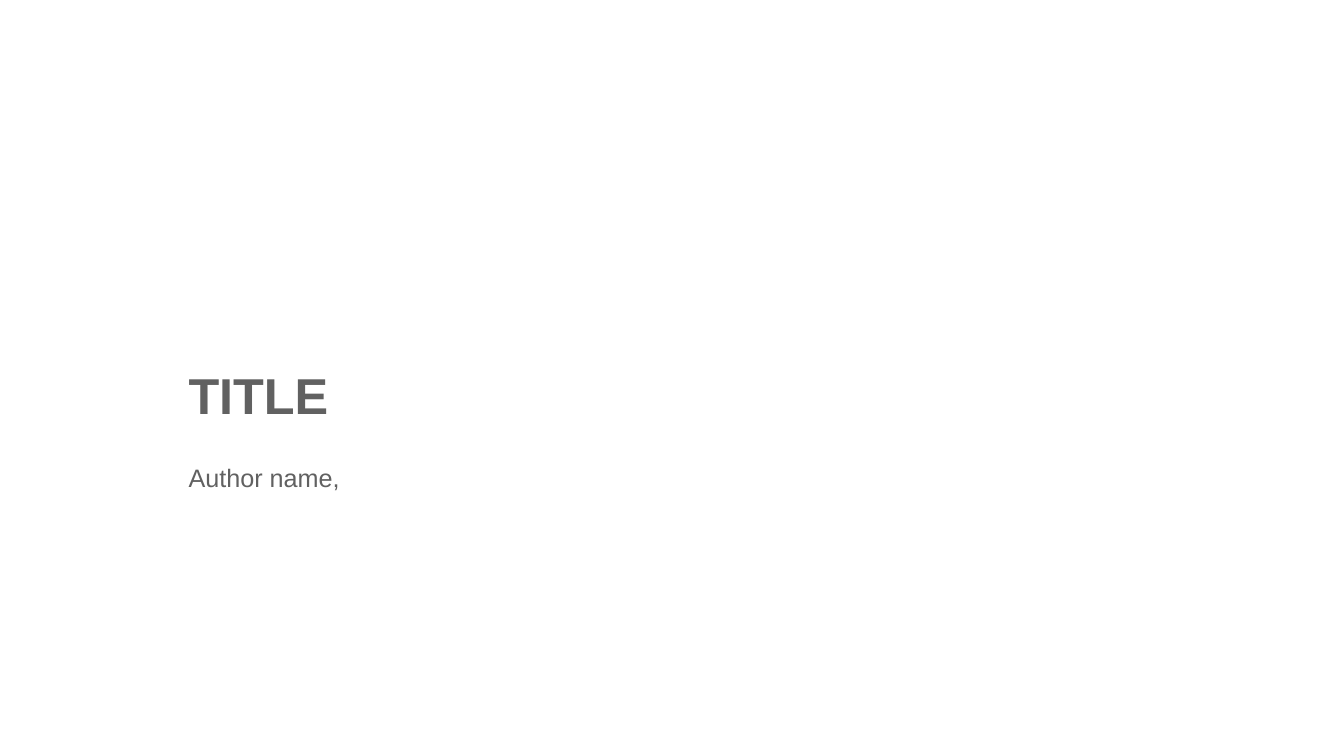
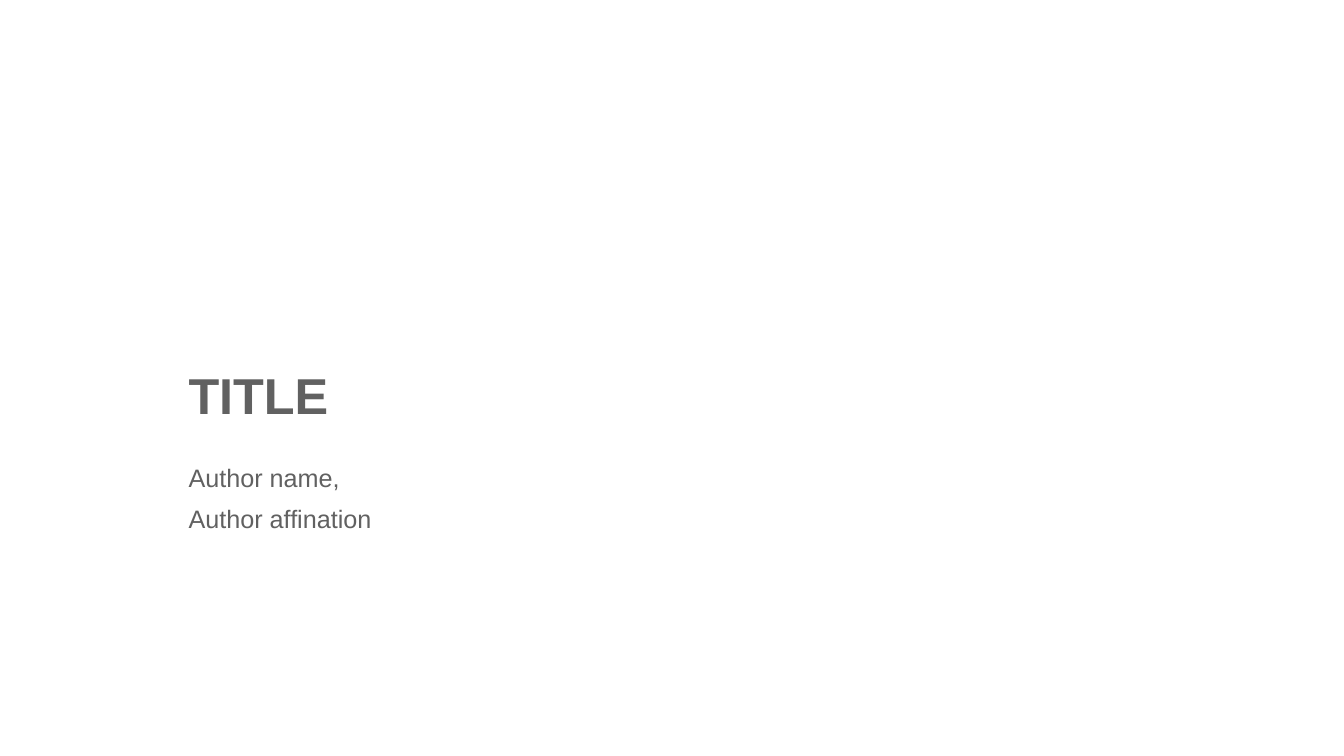
Before and after one commit to pacificgraphics2025/pacificgraphics2025.github.io, a slide deck: slide 1 of Dev/PG/file/PG25_Slides_template.pptx. Drawn at 1344x756 pixels with LibreOffice and Linux fonts; fonts in the diff are those of the drawing; background and template pictures are left out. Boxes give left, top, right and bottom in pixels: in the first picture for what was removed or moved away, otherwise in the second. Text is boxed around its words. In the diff, an @@ line names an element or a change of style, - is before the commit and + after.

```diff
--- a/Dev/PG/file/PG25_Slides_template.pptx
+++ b/Dev/PG/file/PG25_Slides_template.pptx
@@ subtitle at bbox=[189, 510, 372, 528]: paragraph added @@
+Author affination
```
Also in this commit, not shown: 5 other files.
